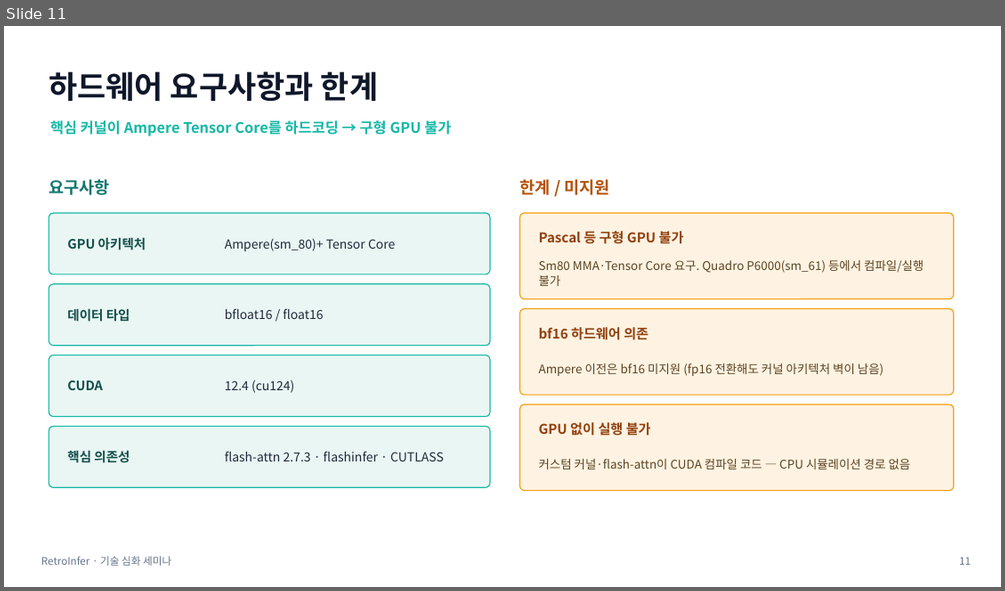
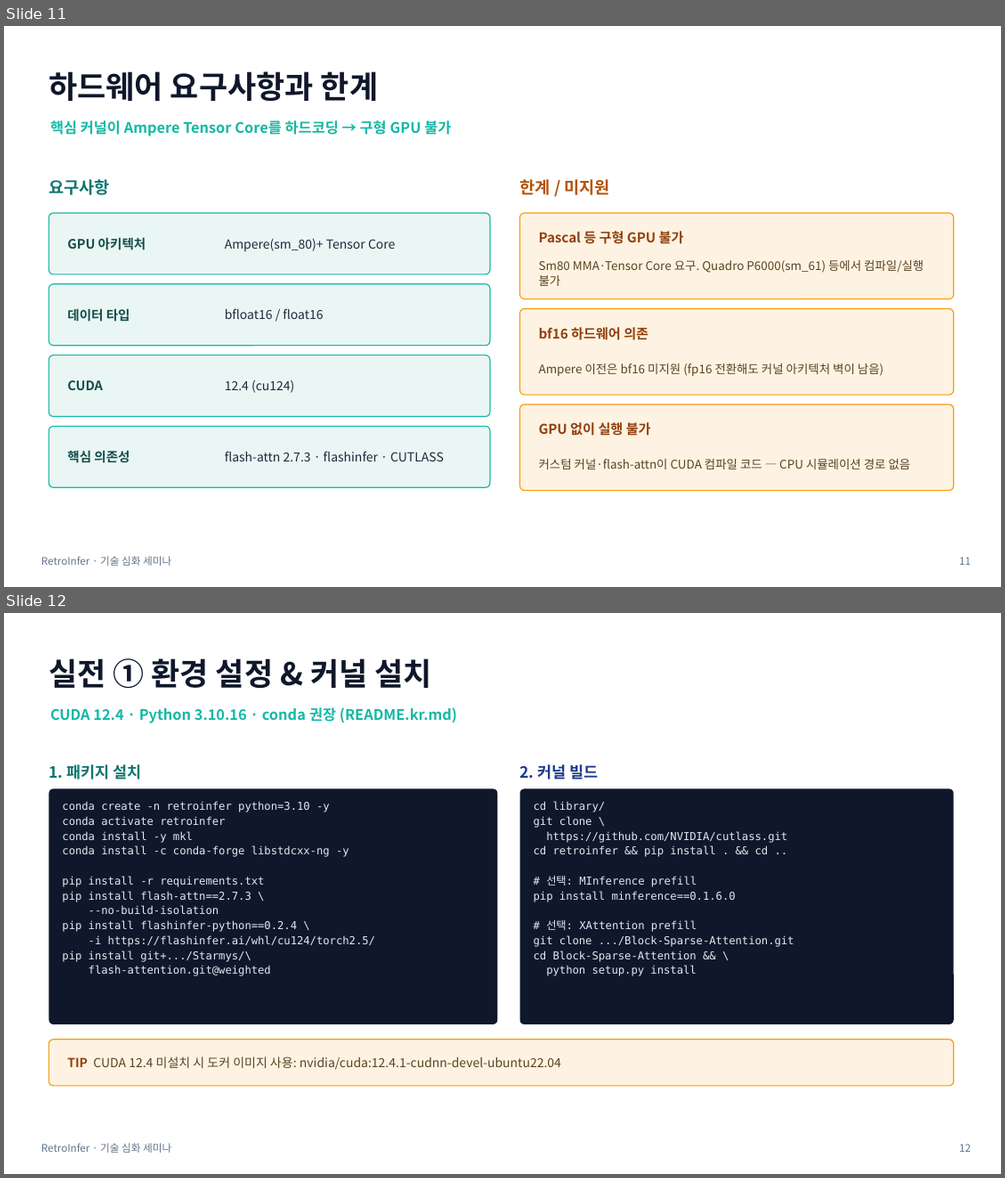
Before and after one commit to chorus96/RetrievalAttention, a slide deck: seminar/RetroInfer_세미나.pptx. Shown one above the other, each under a label of ours: slide 11 before the commit, slides 11 and 12 after it. The pictures are 1005x591 and 1005x1178 pixels, drawn with LibreOffice and Linux fonts; fonts in the diff are those of the drawing. Boxes give left, top, right and bottom in pixels: in the first picture for what was removed or moved away, otherwise in the second. Text is boxed around its words. In the diff, an @@ line names an element or a change of style, - is before the commit and + after.

```diff
--- a/seminar/RetroInfer_세미나.pptx
+++ b/seminar/RetroInfer_세미나.pptx
@@ slide 12 added at bbox=[4, 613, 1001, 1174], background #FFFFFF @@
@@ text added at bbox=[48, 658, 431, 689], 30 pt, text #0F172A, bold @@
+실전 ① 환경 설정 & 커널 설치
@@ text added at bbox=[50, 707, 457, 723], 14 pt, text #14B8A6, bold @@
+CUDA 12.4 · Python 3.10.16 · conda 권장 (README.kr.md)
@@ text added at bbox=[48, 764, 142, 779], 15 pt, text #0F766E, bold @@
+1. 패키지 설치
@@ text added at bbox=[520, 764, 599, 779], 15 pt, text #1E3A8A, bold @@
+2. 커널 빌드
@@ rounded rectangle added at bbox=[48, 788, 498, 1024], fill #0F172A @@
@@ rounded rectangle added at bbox=[520, 788, 954, 1024], fill #0F172A @@
@@ text added at bbox=[62, 801, 375, 976], 10.5 pt, text #E2E8F0 @@
+conda create -n retroinfer python=3.10 -y
+conda activate retroinfer
+conda install -y mkl
+conda install -c conda-forge libstdcxx-ng -y
+pip install -r requirements.txt
+pip install flash-attn==2.7.3 \
+--no-build-isolation
+pip install flashinfer-python==0.2.4 \
+-i https://flashinfer.ai/whl/cu124/torch2.5/
+pip install git+.../Starmys/\
+flash-attention.git@weighted
@@ text added at bbox=[534, 801, 794, 976], 10.5 pt, text #E2E8F0 @@
+cd library/
+git clone \
+https://github.com/NVIDIA/cutlass.git
+cd retroinfer && pip install . && cd ..
+# 선택: MInference prefill
+pip install minference==0.1.6.0
+# 선택: XAttention prefill
+git clone .../Block-Sparse-Attention.git
+cd Block-Sparse-Attention && \
+python setup.py install
@@ rounded rectangle added at bbox=[48, 1039, 954, 1086], fill #FEF3E2, outline #F59E0B 1 pt @@
@@ text added at bbox=[67, 1056, 561, 1070], 12 pt, text #5B4322 @@
+TIP CUDA 12.4 미설치 시 도커 이미지 사용: nvidia/cuda:12.4.1-cudnn-devel-ubuntu22.04
@@ text added at bbox=[41, 1143, 171, 1152], 10 pt, text #64748B @@
+RetroInfer · 기술 심화 세미나
@@ text added at bbox=[959, 1143, 971, 1151], 10 pt, text #64748B @@
+12
```
Also in this commit, not shown: 1 slide changed, 3 other slides added, 2 other files.
